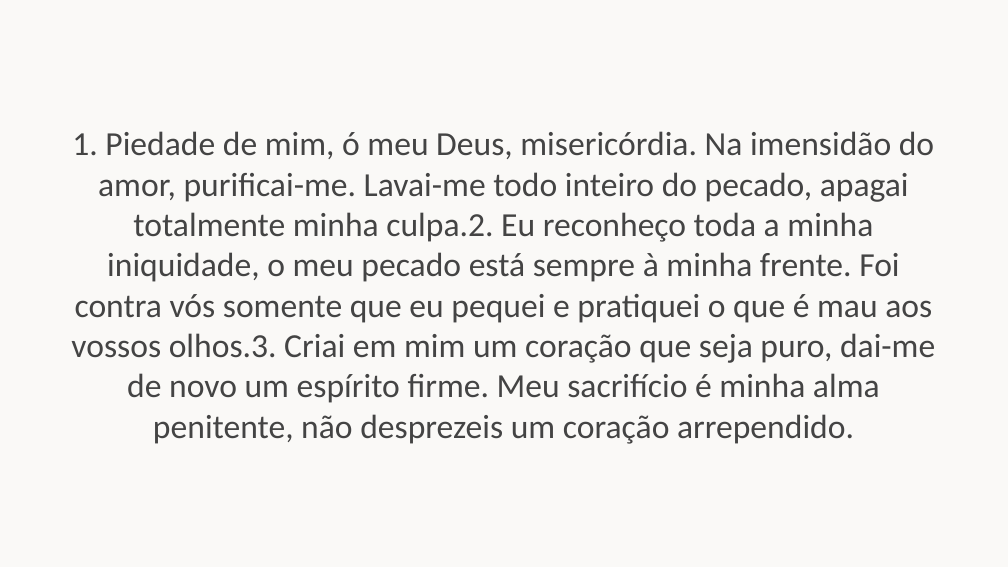
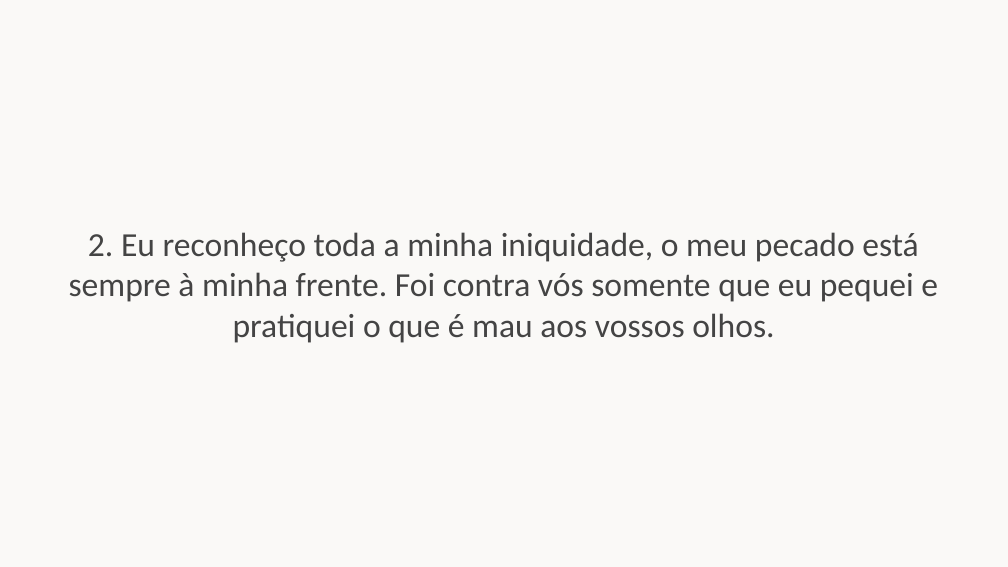
Before and after one commit to gpereira12/slides-harmonia-divina, a slide deck: slide 27 of missas/Quaresma/Quaresma_I.pptx (slide 21 before the commit). Drawn at 1008x567 pixels with LibreOffice and Linux fonts; fonts in the diff are those of the drawing. Boxes give left, top, right and bottom in pixels: in the first picture for what was removed or moved away, otherwise in the second. Text is boxed around its words. In the diff, an @@ line names an element or a change of style, - is before the commit and + after.

```diff
--- a/missas/Quaresma/Quaresma_I.pptx
+++ b/missas/Quaresma/Quaresma_I.pptx
@@ text at [69, 232, 938, 343]: text changed @@
-1. Piedade de mim, ó meu Deus, misericórdia. Na imensidão do amor, purificai-me. Lavai-me todo inteiro do pecado, apagai totalmente minha culpa.2. Eu reconheço toda a minha iniquidade, o meu pecado está sempre à minha frente. Foi contra vós somente que eu pequei e pratiquei o que é mau aos vossos olhos.3. Criai em mim um coração que seja puro, dai-me de novo um espírito firme. Meu sacrifício é minha alma penitente, não desprezeis um coração arrependido.
+2. Eu reconheço toda a minha iniquidade, o meu pecado está sempre à minha frente. Foi contra vós somente que eu pequei e pratiquei o que é mau aos vossos olhos.
```
Also in this commit, not shown: 8 other slides changed, 10 slides added, 1 other file.
